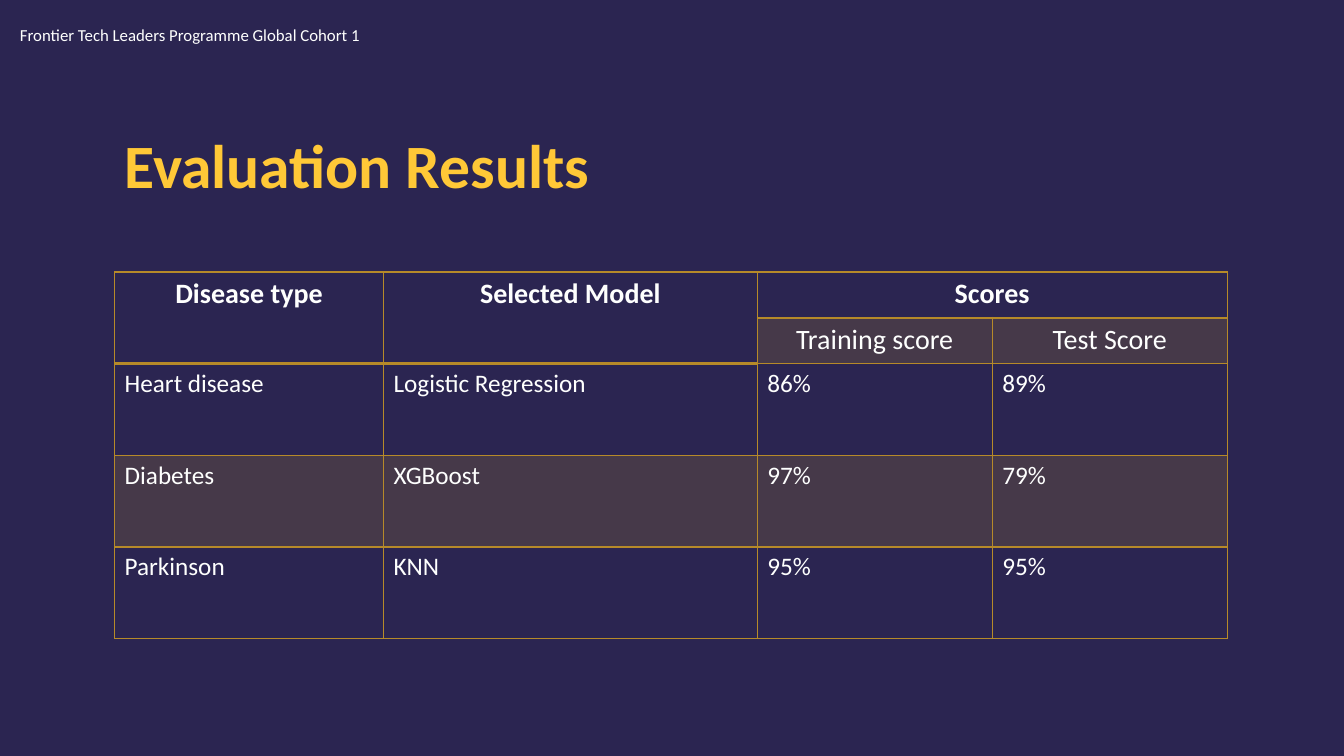
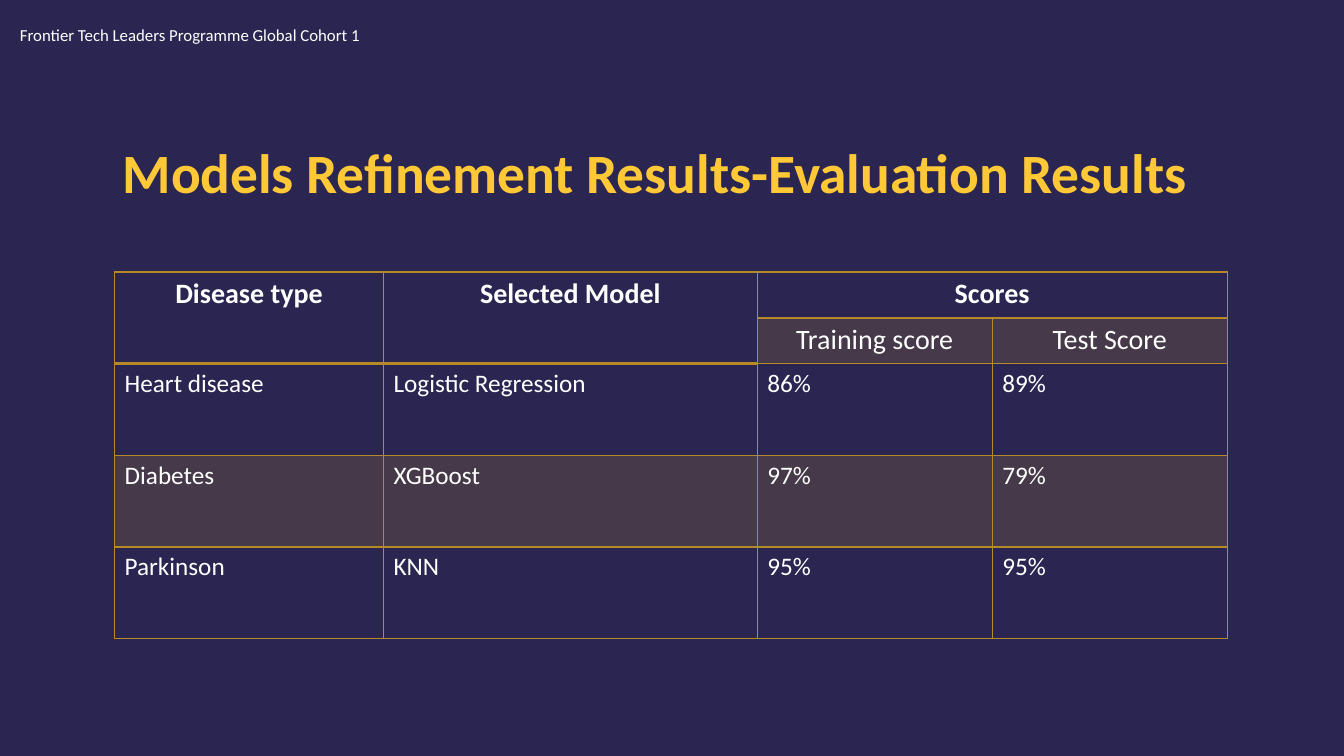
Before and after one commit to edasaruhan/Assingment_ML_kili66, a slide deck: slide 18 of MariamKili_Draft_Presentation.pptx. Drawn at 1344x756 pixels with LibreOffice and Linux fonts; fonts in the diff are those of the drawing; background and template pictures are left out. Boxes give left, top, right and bottom in pixels: in the first picture for what was removed or moved away, otherwise in the second. Text is boxed around its words. In the diff, an @@ line names an element or a change of style, - is before the commit and + after.

```diff
--- a/MariamKili_Draft_Presentation.pptx
+++ b/MariamKili_Draft_Presentation.pptx
@@ title at (123,154,1186,194): text changed; size 44 to 39.6 pt @@
-Evaluation Results
+Models Refinement Results-Evaluation Results
```
Also in this commit, not shown: 4 other slides changed.
